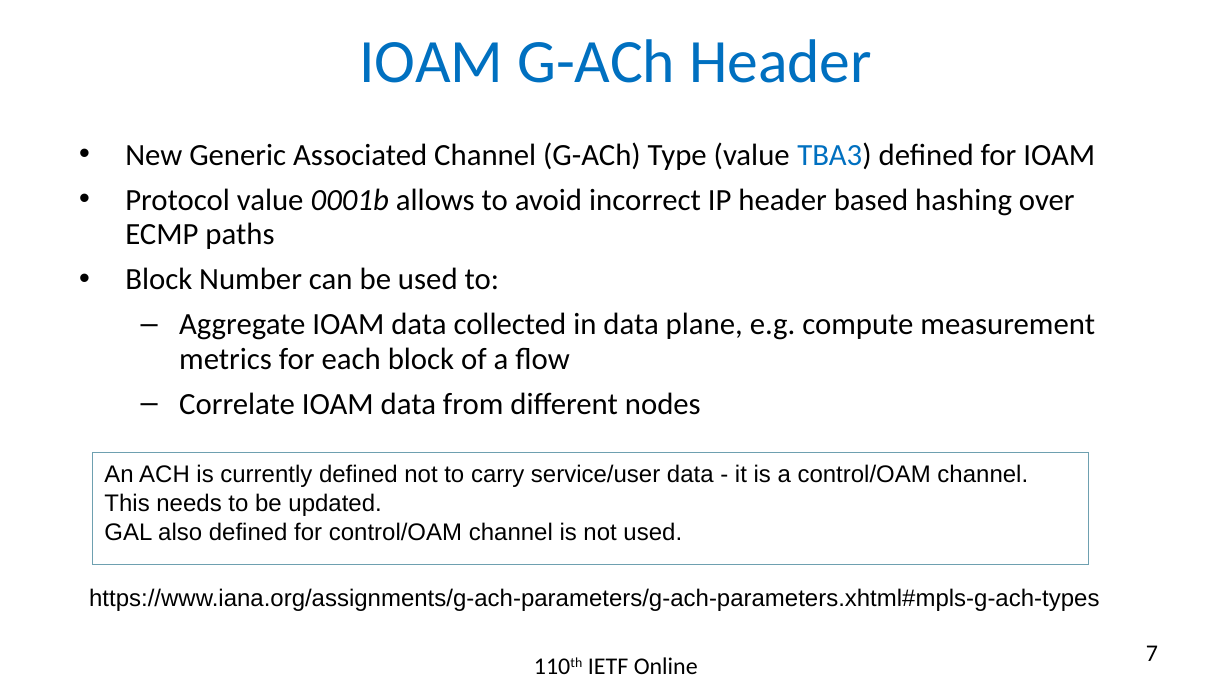
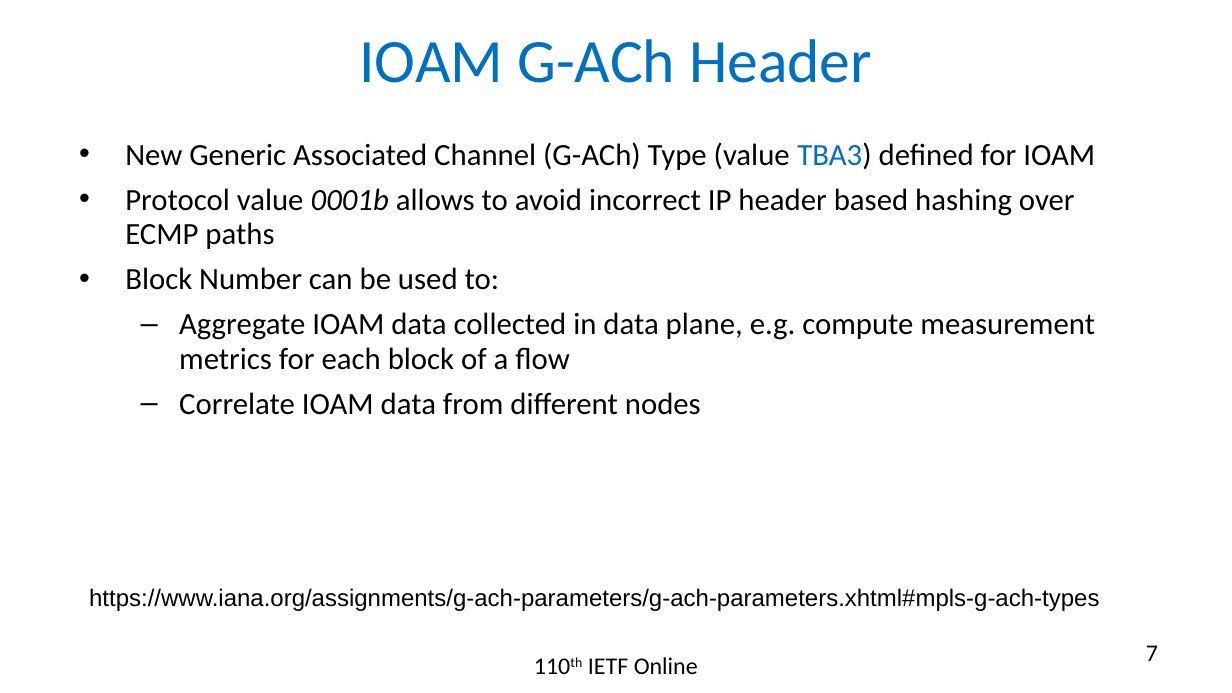
Before and after one commit to rakgandhi/ietf-slides, a slide deck: slide 7 of draft-gandhi-mpls-ioam-sr-06.pptx. Drawn at 1232x693 pixels with LibreOffice and Linux fonts; fonts in the diff are those of the drawing. Boxes give left, top, right and bottom in pixels: in the first picture for what was removed or moved away, otherwise in the second. Text is boxed around its words. In the diff, an @@ line names an element or a change of style, - is before the commit and + after.

```diff
--- a/draft-gandhi-mpls-ioam-sr-06.pptx
+++ b/draft-gandhi-mpls-ioam-sr-06.pptx
@@ rectangle removed at (x1=92, y1=452, x2=1088, y2=564) @@
-An ACH is currently defined not to carry service/user data - it is a control/OAM channel. This needs to be updated.
-GAL also defined for control/OAM channel is not used.
```
Also in this commit, not shown: 4 other slides changed, 1 other file.
